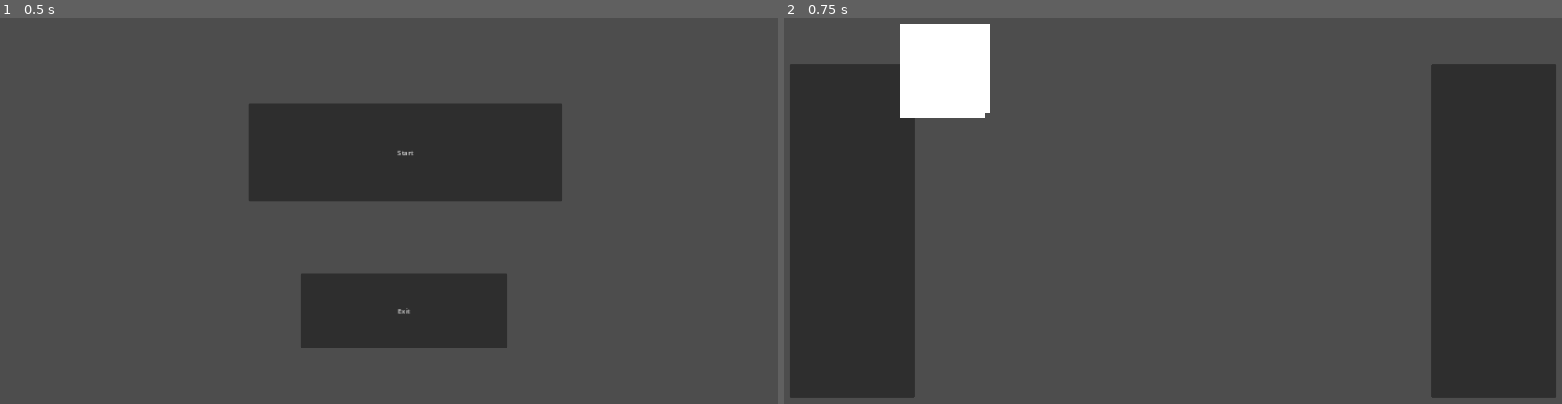
Above: before the commit, frames 1-2 (left to right).
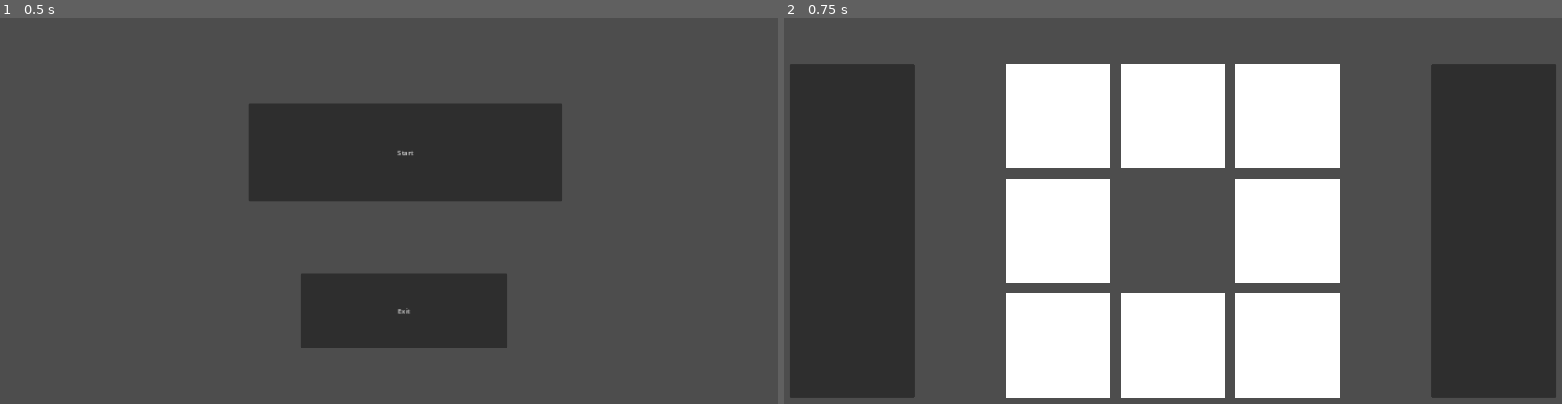
Above: after the commit, the same moments.

Repository: krishnabm/2nBack
Game: Godot game, scene res://scenes/MainMenu/main_menu.tscn
The game is run twice, just before and just after one commit, with the same random seed, the same clock (stepped at 60 frames per second) and the same inputs.
Inputs:
- Up to frame 1 (0.5 s): no input
- Up to frame 2 (0.75 s): click "Start" at 0.5 s

Frame 1 is identical in both runs. In frame 2, 32% of the frame differs, in the area x 14-72%, y 1-99%.

Commit message:
Grid placement

Diff:
--- a/scenes/GameBoard/game_board.gd
+++ b/scenes/GameBoard/game_board.gd
@@ -3,9 +3,17 @@
 
 func _ready():
 	var tape = TapeGenerator.gen_key(10,5)
-	for n in range(0,8):
-		var nextChild: PlaySlot = PlaySlot.constructor(n)
-		nextChild.name = "PlaySlot" + str(n)
+	for i in range(0,9):
+		var id = i
+
+		if i == 4:
+			id = 99
+		elif i > 4:
+			id = i-1
+
+		var nextChild: PlaySlot = PlaySlot.constructor(id)
+
+		nextChild.name = "PlaySlot" + str(id)
 		nextChild.add_to_group("PlaySlots")
-		#nextChild.global_position = PlacementHelper.place_game_slot(n)
+		#nextChild.custom_minimum_size = Vector2(200,200)
 		play_slot_grid.add_child(nextChild)
--- a/scenes/GameBoard/game_board.tscn
+++ b/scenes/GameBoard/game_board.tscn
@@ -19,10 +19,15 @@
 offset_right = 1880.0
 offset_bottom = 940.0
 
-[node name="PlaySlotGrid" type="GridContainer" parent="."]
-unique_name_in_owner = true
+[node name="CenterContainer" type="CenterContainer" parent="."]
 offset_left = 400.0
 offset_top = 140.0
 offset_right = 1520.0
 offset_bottom = 940.0
+
+[node name="PlaySlotGrid" type="GridContainer" parent="CenterContainer"]
+unique_name_in_owner = true
+layout_mode = 2
+theme_override_constants/h_separation = 25
+theme_override_constants/v_separation = 25
 columns = 3
--- a/scenes/PlaySlot/play_slot.gd
+++ b/scenes/PlaySlot/play_slot.gd
@@ -2,6 +2,7 @@
 extends Control
 
 const self_scene = preload("res://scenes/PlaySlot/play_slot.tscn")
+@onready var color_rect = %ColorRect
 
 @export var slot_id: int
 
@@ -12,3 +13,7 @@
 	var obj = self_scene.instantiate()
 	obj.slot_id = id
 	return obj
+
+func _ready():
+	if slot_id == 99:
+		color_rect.visible = false
--- a/scenes/PlaySlot/play_slot.tscn
+++ b/scenes/PlaySlot/play_slot.tscn
@@ -2,12 +2,17 @@
 
 [ext_resource type="Script" path="res://scenes/PlaySlot/play_slot.gd" id="1_k73ik"]
 
-[node name="PlaySlot" type="Button"]
+[node name="PlaySlot" type="Control"]
+custom_minimum_size = Vector2(250, 250)
+layout_mode = 3
+anchors_preset = 0
+offset_right = 200.0
+offset_bottom = 200.0
+scale = Vector2(4, 4)
 script = ExtResource("1_k73ik")
 
 [node name="ColorRect" type="ColorRect" parent="."]
+unique_name_in_owner = true
 layout_mode = 2
-offset_left = -96.0
-offset_top = -96.0
-offset_right = 96.0
-offset_bottom = 104.0
+offset_right = 250.0
+offset_bottom = 250.0
--- a/services/placement_helper.gd
+++ /dev/null
@@ -1,27 +0,0 @@
-class_name PlacementHelper
-extends Object
-
-static func place_game_slot(slot_id: int) -> Vector2:
-	var pos: Vector2
-
-	match slot_id:
-		0:
-			pos = Vector2(slot_id*100 + 250, slot_id*100 + 250)
-		1:
-			pos = Vector2(slot_id*100 + 250, slot_id*100 + 250)
-		2:
-			pos = Vector2(slot_id*100 + 250, slot_id*100 + 250)
-		3:
-			pos = Vector2(slot_id*100 + 250, slot_id*100 + 250)
-		3:
-			pos = Vector2(slot_id*100 + 250, slot_id*100 + 250)
-		4:
-			pos = Vector2(slot_id*100 + 250, slot_id*100 + 250)
-		5:
-			pos = Vector2(slot_id*100 + 250, slot_id*100 + 250)
-		6:
-			pos = Vector2(slot_id*100 + 250, slot_id*100 + 250)
-		7:
-			pos = Vector2(slot_id*100 + 250, slot_id*100 + 250)
-
-	return pos
